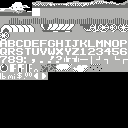
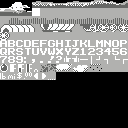
Comparing the layer stacks of the two 128 x 128 images. Changes:
painted on "patternB.bmp" over [48,72,56,80]
